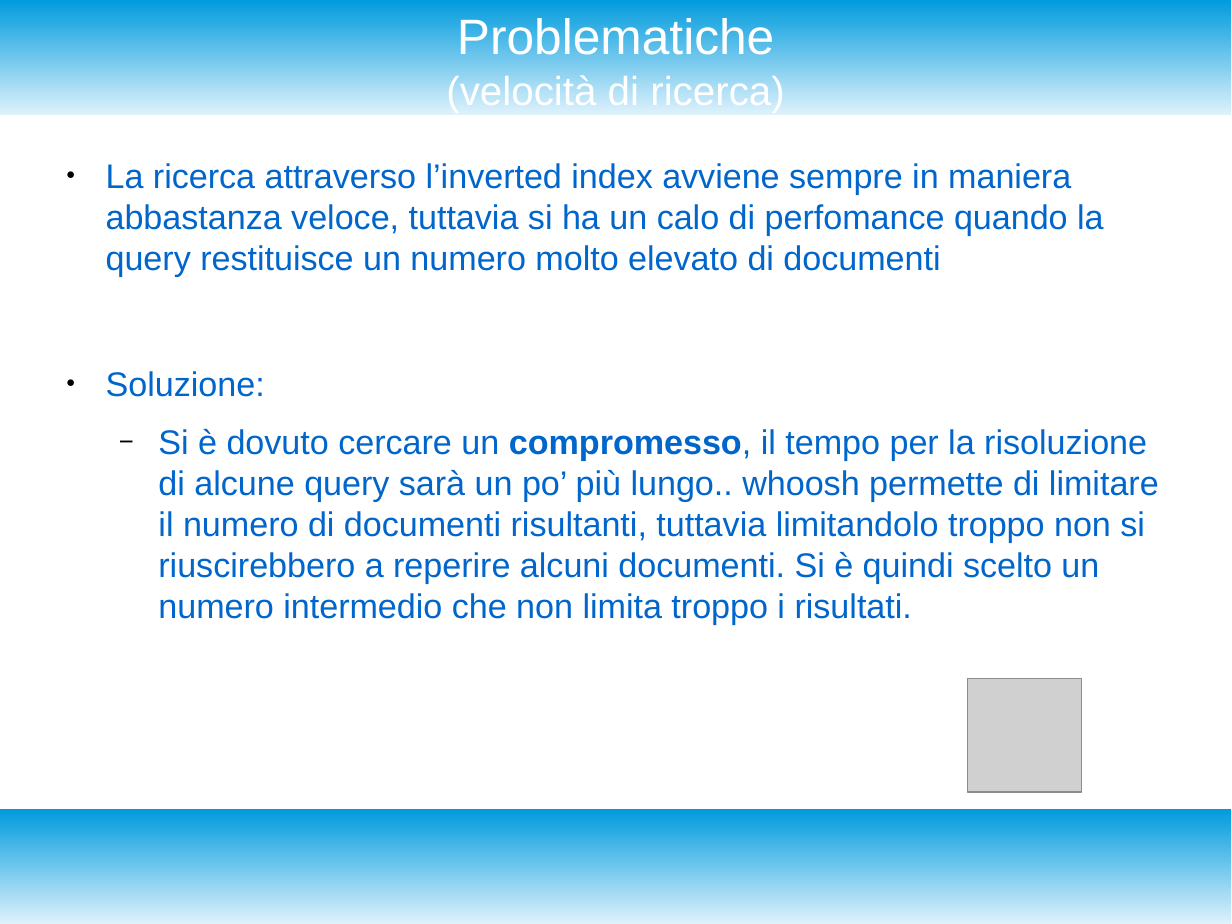
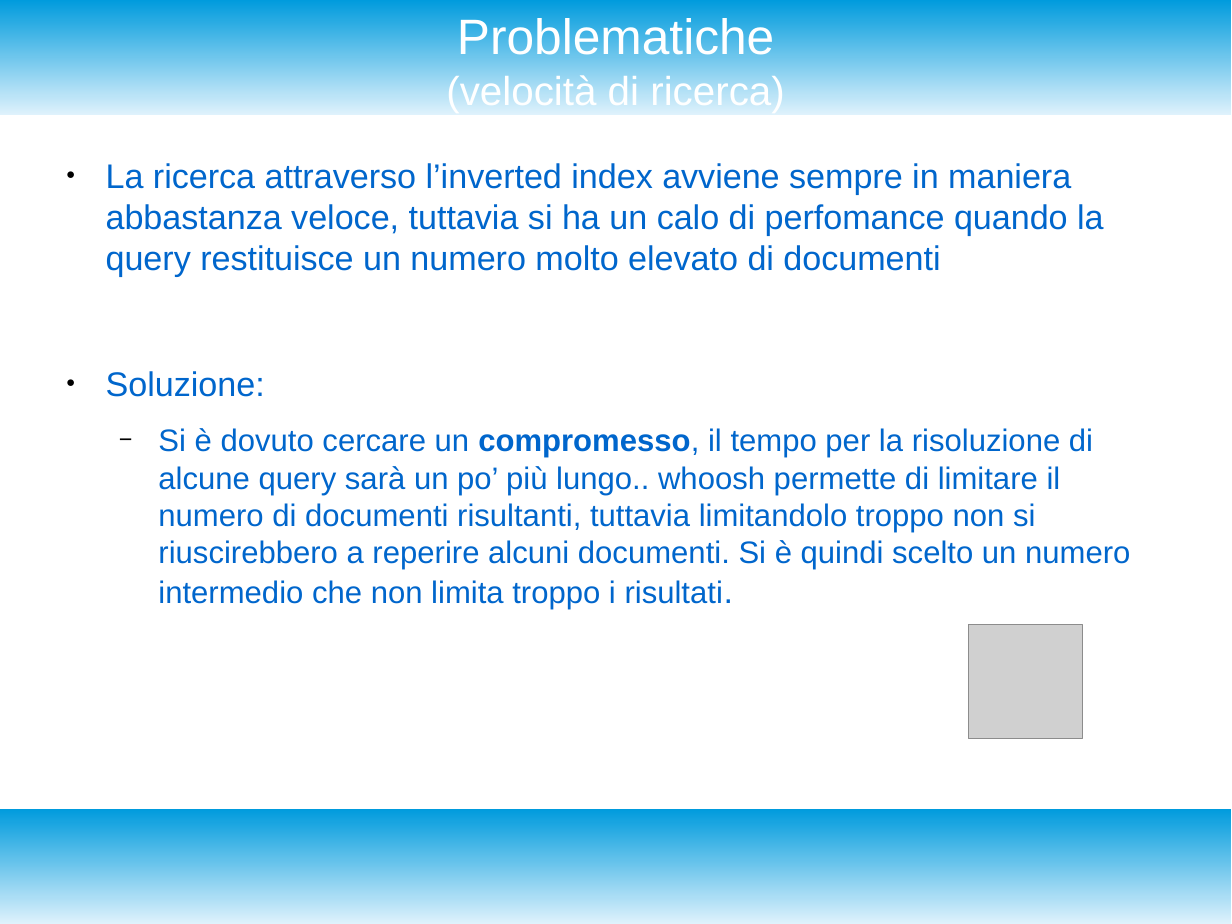
Before and after one commit to enrico404/SearchEngineForDblp, a slide deck: slide 19 of DocDblpSearchEngine.odp. Drawn at 1232x924 pixels with LibreOffice and Linux fonts; fonts in the diff are those of the drawing; grey boxes stand for pictures. Boxes give left, top, right and bottom in pixels: in the first picture for what was removed or moved away, otherwise in the second. Text is boxed around its words. In the diff, an @@ line names an element or a change of style, - is before the commit and + after.

```diff
--- a/DocDblpSearchEngine.odp
+++ b/DocDblpSearchEngine.odp
@@ text at (158, 428, 1130, 610): size 22 to 20 pt in "Si è dovuto cercare un compromesso, il ..." @@
@@ picture: place and size @@
-picture at (968, 679, 1082, 793)
+picture at (969, 625, 1083, 739)
```
Also in this commit, not shown: 9 other slides changed, 1 other file.
